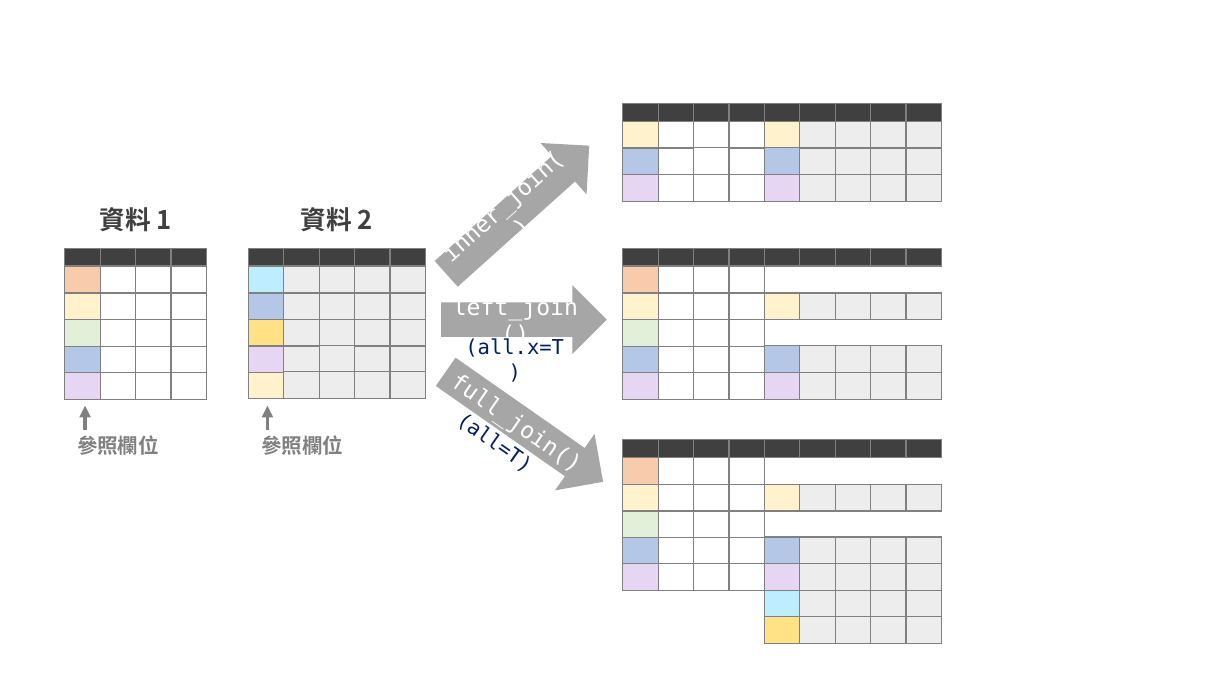
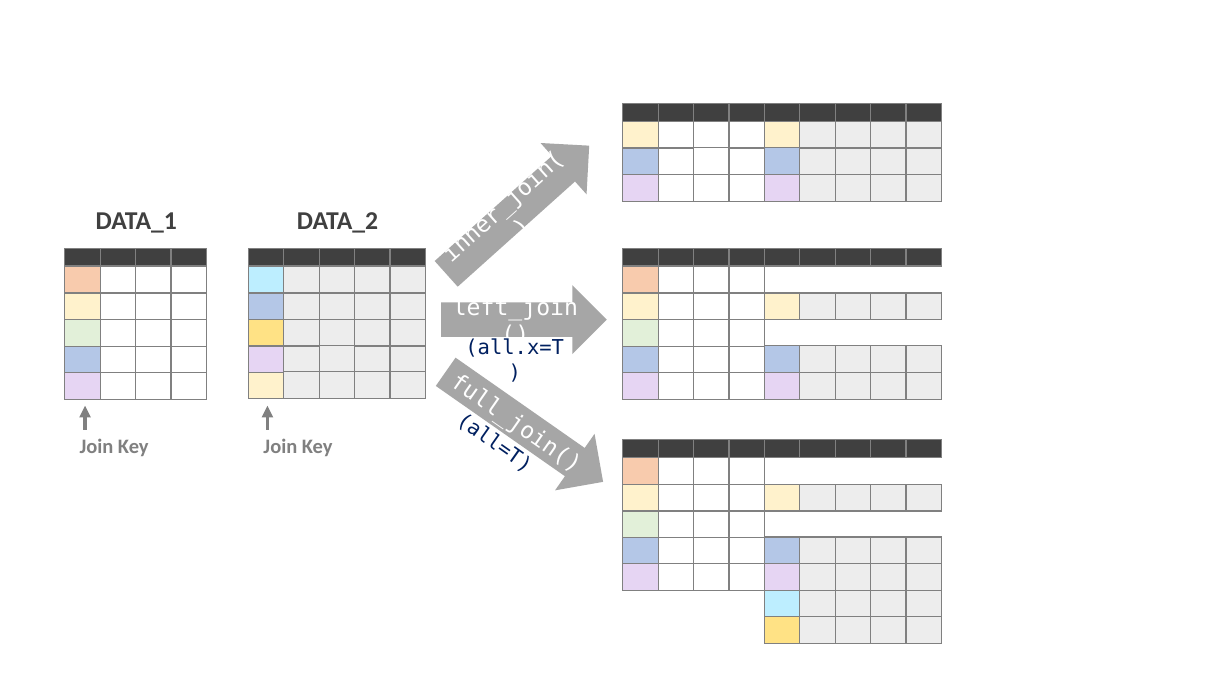
Before and after one commit to ChiaJung-Yeh/R-Transport-Analysis, a slide deck: slide 8 of figure/figure.pptx. Drawn at 1232x693 pixels with LibreOffice and Linux fonts; fonts in the diff are those of the drawing. Boxes give left, top, right and bottom in pixels: in the first picture for what was removed or moved away, otherwise in the second. Text is boxed around its words. In the diff, an @@ line names an element or a change of style, - is before the commit and + after.

```diff
--- a/figure/figure.pptx
+++ b/figure/figure.pptx
@@ text at (x1=96, y1=212, x2=177, y2=233): text changed; font Noto Sans CJK SC to Calibri @@
-資料 1
+DATA_1
@@ text at (x1=297, y1=212, x2=378, y2=233): text changed; font Noto Sans CJK SC to Calibri @@
-資料 2
+DATA_2
@@ text removed at (x1=77, y1=435, x2=159, y2=455) @@
-參照欄位
@@ text added at (x1=80, y1=438, x2=149, y2=456), 16 pt, text #808080, bold @@
+Join Key
@@ text removed at (x1=261, y1=435, x2=343, y2=455) @@
-參照欄位
@@ text added at (x1=263, y1=438, x2=333, y2=456), 16 pt, text #808080, bold @@
+Join Key
```
Also in this commit, not shown: 1 other slide changed, 2 slides added, 1 slide removed, 15 other files.
